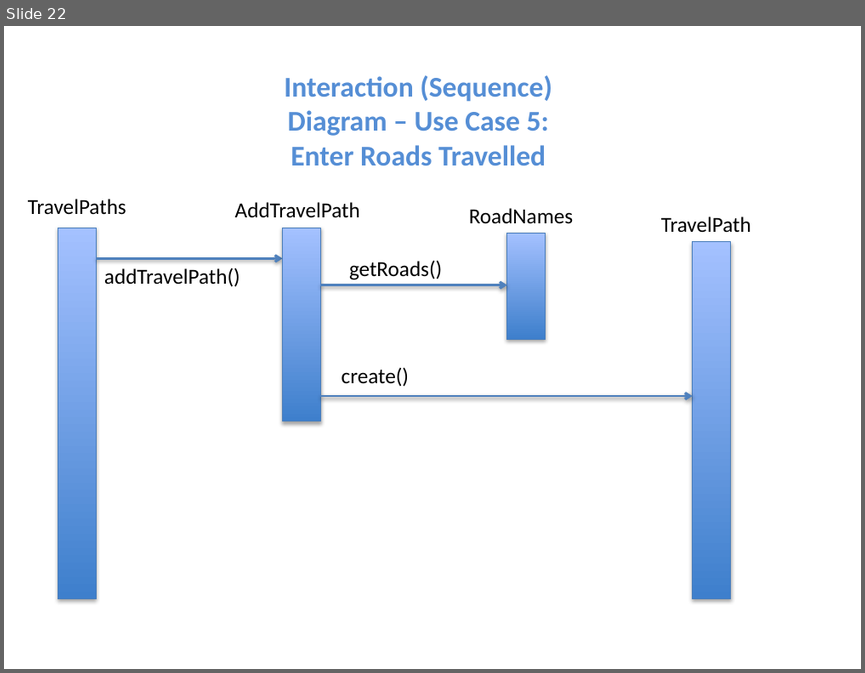
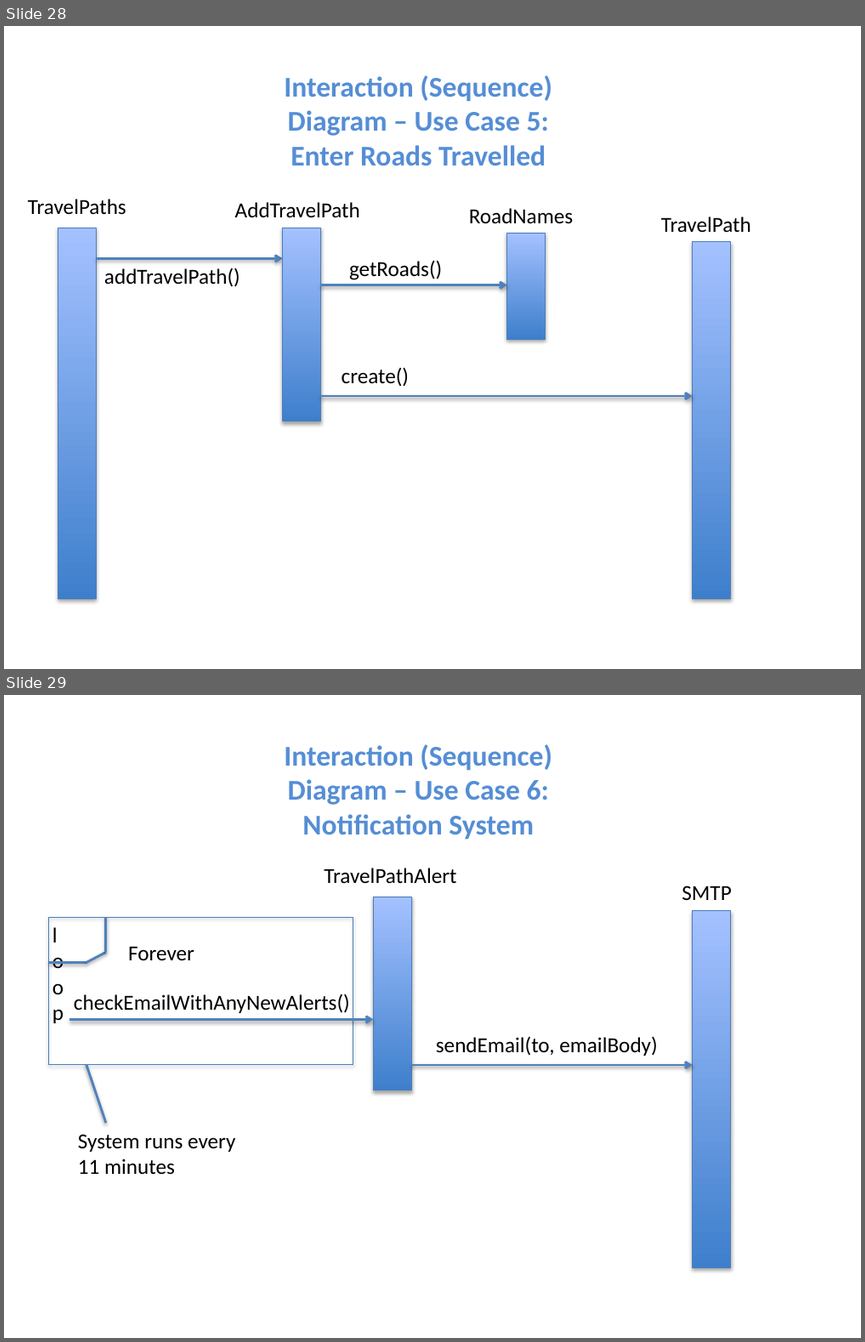
Before and after one commit to niemilkm/csc440-KevinNiemiller, a slide deck: deliverables/iteration3/other/DomainModel_SSD_ClassDiagrams.pptx. Shown one above the other, each under a label of ours: slide 22 before the commit, slides 28 and 29 after it. The pictures are 865x673 and 865x1342 pixels, drawn with LibreOffice and Linux fonts; fonts in the diff are those of the drawing. Boxes give left, top, right and bottom in pixels: in the first picture for what was removed or moved away, otherwise in the second. Text is boxed around its words. In the diff, an @@ line names an element or a change of style, - is before the commit and + after.

```diff
--- a/deliverables/iteration3/other/DomainModel_SSD_ClassDiagrams.pptx
+++ b/deliverables/iteration3/other/DomainModel_SSD_ClassDiagrams.pptx
@@ slide 29 added at box(4, 695, 861, 1338), background #FFFFFF @@
@@ text added at box(284, 744, 552, 839), 24 pt, text #558ED5, bold @@
+Interaction (Sequence) Diagram – Use Case 6: Notification System
@@ text added at box(324, 868, 456, 883), 18 pt, text #000000 @@
+TravelPathAlert
@@ rectangle added at box(373, 896, 412, 1090), fill gradient #3F80CE to #A4C4FF, outline #4B7EBC 0.75 pt @@
@@ text added at box(681, 885, 731, 900), 18 pt, text #000000 @@
+SMTP
@@ rectangle added at box(48, 917, 352, 1064), outline #4B7EBC 0.75 pt @@
@@ text added at box(48, 917, 61, 951), 18 pt, text #000000 @@
+loop
@@ line added from (106, 952) to (106, 917), #4F81BD 2 pt @@
@@ rectangle added at box(692, 911, 731, 1267), fill gradient #3F80CE to #A4C4FF, outline #4B7EBC 0.75 pt @@
@@ text added at box(128, 946, 194, 960), 18 pt, text #000000 @@
+Forever
@@ line added from (49, 962) to (86, 962), #4F81BD 2 pt @@
@@ line added from (86, 962) to (106, 952), #4F81BD 2 pt @@
@@ text added at box(74, 993, 350, 1013), 18 pt, text #000000 @@
+checkEmailWithAnyNewAlerts()
@@ arrow added from (69, 1020) to (373, 1020), #4F81BD 2 pt @@
@@ text added at box(436, 1036, 657, 1055), 18 pt, text #000000 @@
+sendEmail(to, emailBody)
@@ line added from (106, 1123) to (86, 1064), #4F81BD 2 pt @@
@@ arrow added from (411, 1065) to (692, 1065), #4F81BD 2 pt @@
@@ text added at box(78, 1134, 235, 1174), 18 pt, text #000000 @@
+System runs every 11 minutes
@@ what was slide 22 is now slide 28 @@
```
Also in this commit, not shown: 11 slides changed, 10 other slides added, 11 other files.
